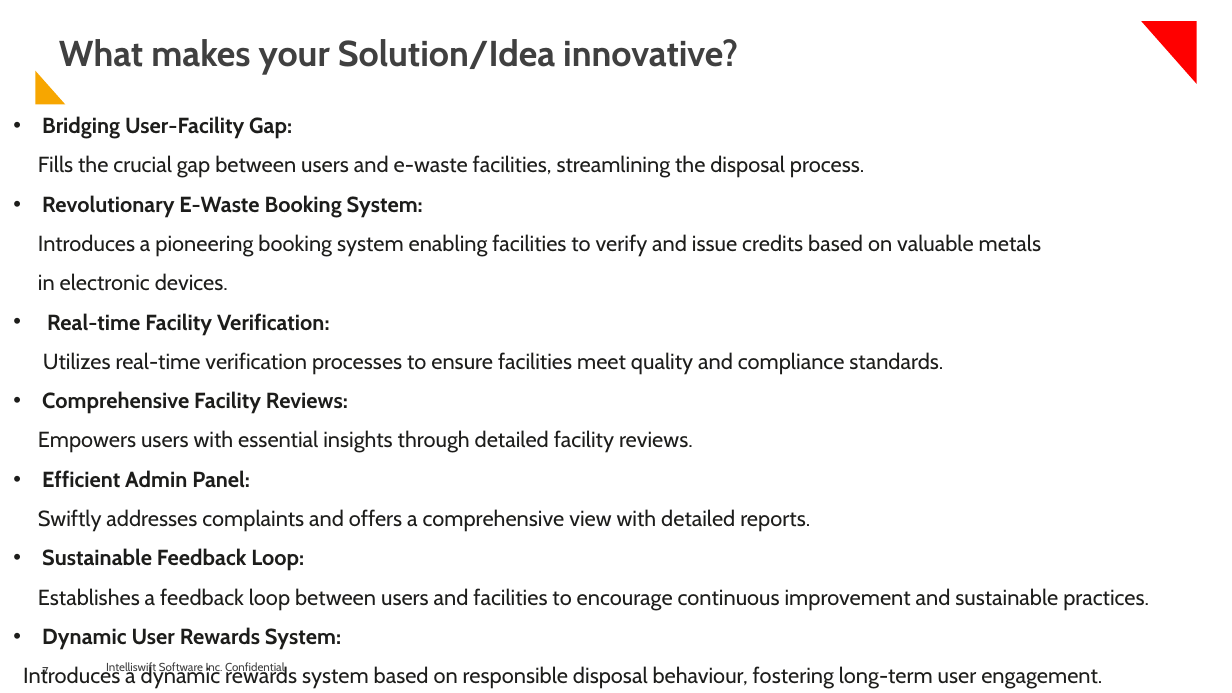
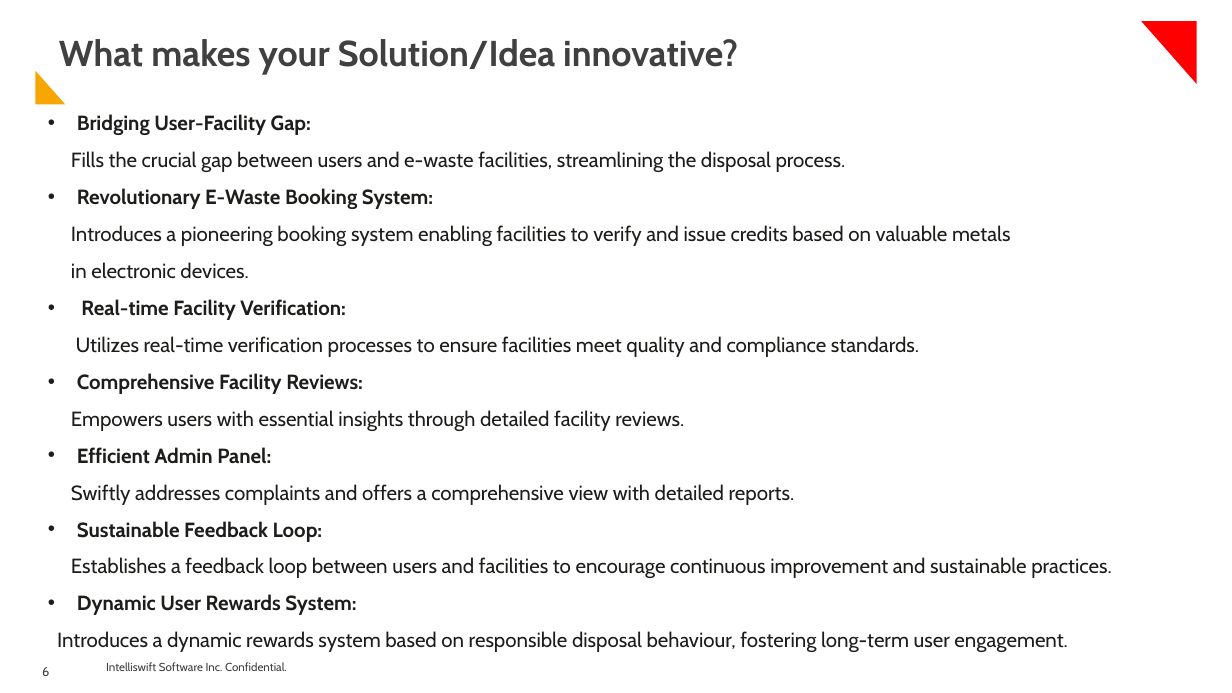
Before and after one commit to shuence/ELocate, a slide deck: slide 6 of I-nnovate_Hackathon Spam Byte Submission.pptx (slide 7 before the commit). Drawn at 1232x693 pixels with LibreOffice and Linux fonts; fonts in the diff are those of the drawing; background and template pictures are left out. Boxes give left, top, right and bottom in pixels: in the first picture for what was removed or moved away, otherwise in the second. Text is boxed around its words. In the diff, an @@ line names an element or a change of style, - is before the commit and + after.

```diff
--- a/I-nnovate_Hackathon Spam Byte Submission.pptx
+++ b/I-nnovate_Hackathon Spam Byte Submission.pptx
@@ text "Bridging User-Facility Gap:": place and size @@
-text "Bridging User-Facility Gap:" at (23, 116, 1149, 689)
+text "Bridging User-Facility Gap:" at (57, 114, 1111, 652)
@@ text "Bridging User-Facility Gap:" at (57, 114, 1111, 652): size 17 to 16 pt @@
@@ page number at (42, 667, 49, 676): text changed @@
-7
+6
```
Also in this commit, not shown: 6 other slides changed, 2 slides removed.
